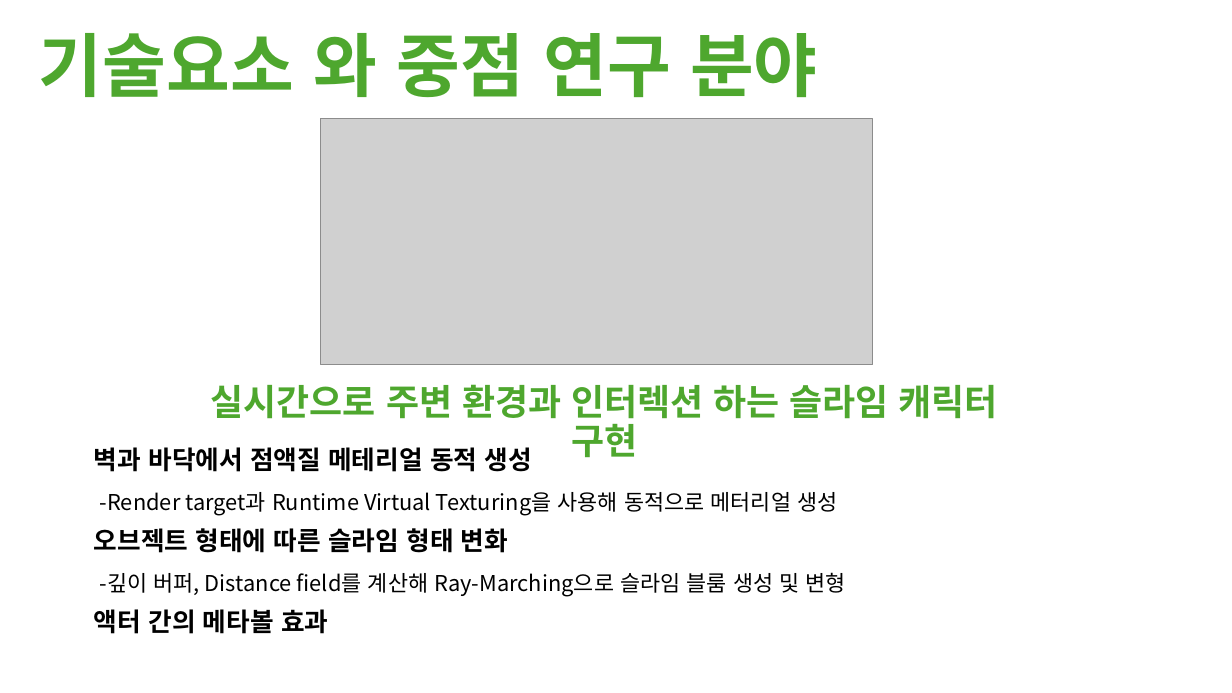
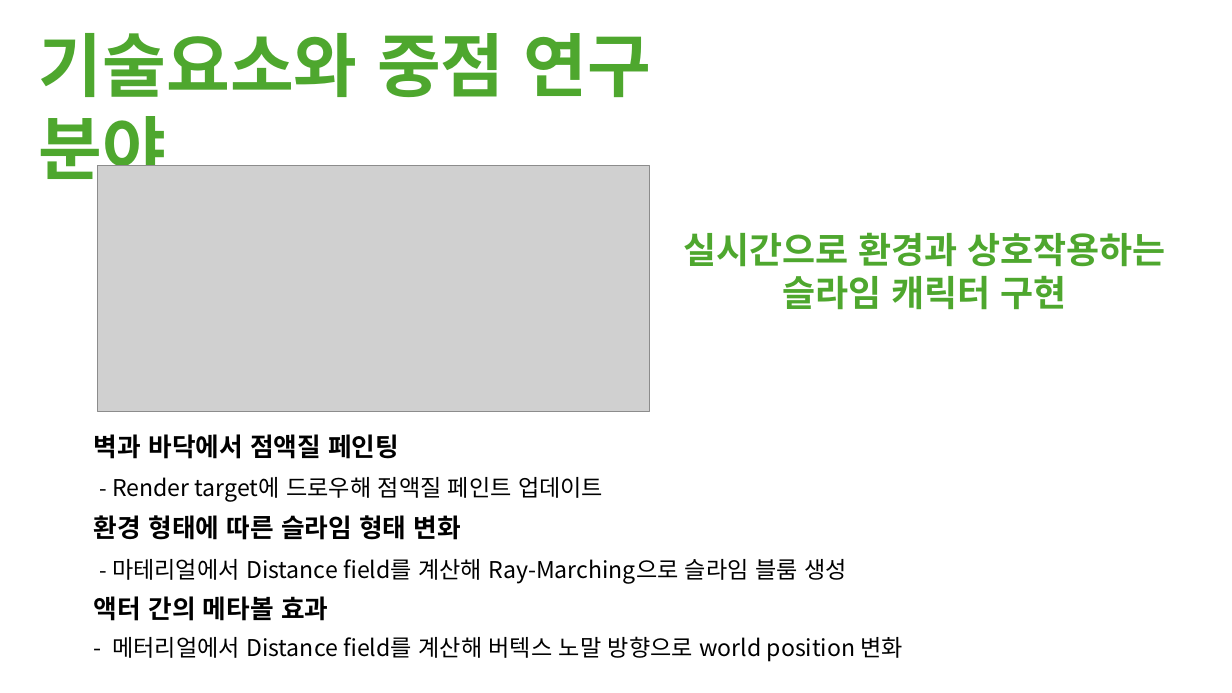
Before and after one commit to M055B411/23TH_TUK_Senior_Project, a slide deck: slide 8 of 제안서/EatUpAll_고윤범_노창현_양재성.pptx. Drawn at 1232x693 pixels with LibreOffice and Linux fonts; fonts in the diff are those of the drawing; grey boxes stand for pictures. Boxes give left, top, right and bottom in pixels: in the first picture for what was removed or moved away, otherwise in the second. Text is boxed around its words. In the diff, an @@ line names an element or a change of style, - is before the commit and + after.

```diff
--- a/제안서/EatUpAll_고윤범_노창현_양재성.pptx
+++ b/제안서/EatUpAll_고윤범_노창현_양재성.pptx
@@ text at [39, 33, 652, 192]: spaces changed @@
-기술요소 와 중점 연구 분야
+기술요소와 중점 연구 분야
@@ picture: place and size @@
-picture at [321, 119, 873, 365]
+picture at [97, 165, 650, 411]
@@ text at [684, 232, 1166, 310]: text changed @@
-실시간으로 주변 환경과 인터렉션 하는 슬라임 캐릭터 구현
+실시간으로 환경과 상호작용하는 슬라임 캐릭터 구현
@@ text "벽과 바닥에서 점액질 페인팅": place and size @@
-text "벽과 바닥에서 점액질 페인팅" at [94, 447, 846, 634]
+text "벽과 바닥에서 점액질 페인팅" at [94, 434, 904, 662]
@@ text at [94, 434, 847, 583]: text changed; size 17 to 18 pt @@
-벽과 바닥에서 점액질 메테리얼 동적 생성
--Render target과 Runtime Virtual Texturing을 사용해 동적으로 메터리얼 생성
-오브젝트 형태에 따른 슬라임 형태 변화
--깊이 버퍼, Distance field를 계산해 Ray-Marching으로 슬라임 블룸 생성 및 변형
+벽과 바닥에서 점액질 페인팅
+- Render target에 드로우해 점액질 페인트 업데이트
+환경 형태에 따른 슬라임 형태 변화
+- 마테리얼에서 Distance field를 계산해 Ray-Marching으로 슬라임 블룸 생성
@@ text at [112, 636, 904, 662]: paragraph added @@
+- 메터리얼에서 Distance field를 계산해 버텍스 노말 방향으로 world position 변화
```
Also in this commit, not shown: 8 other slides changed, 2 slides added, 2 slides removed, 3 other files.
